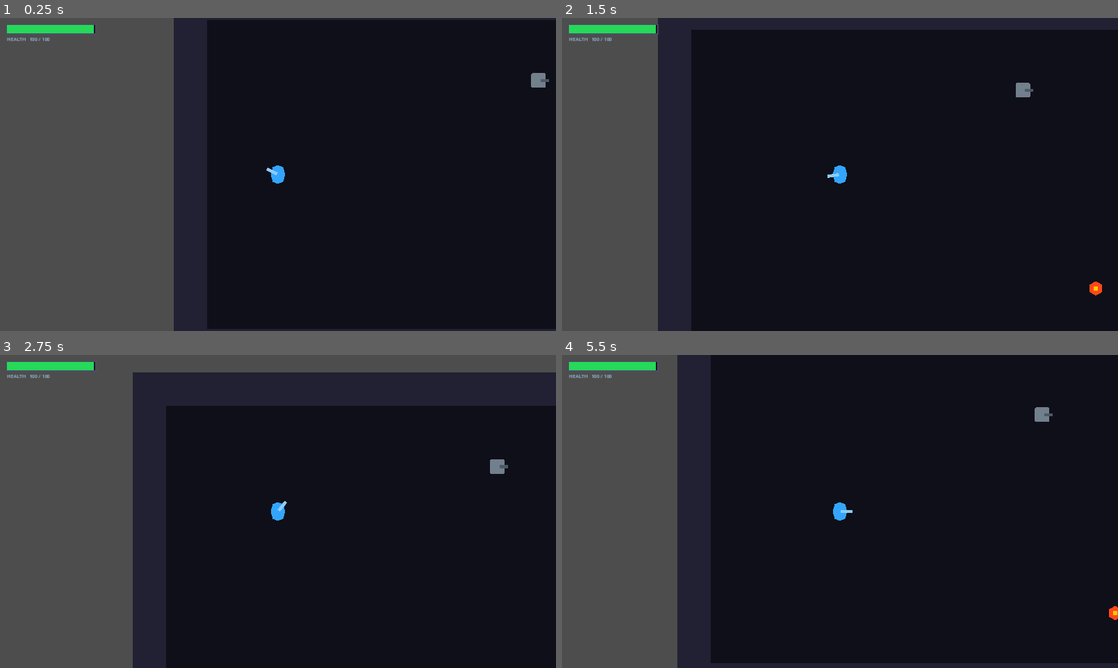
Above: before the commit, frames 1-4 (two rows, left to right).
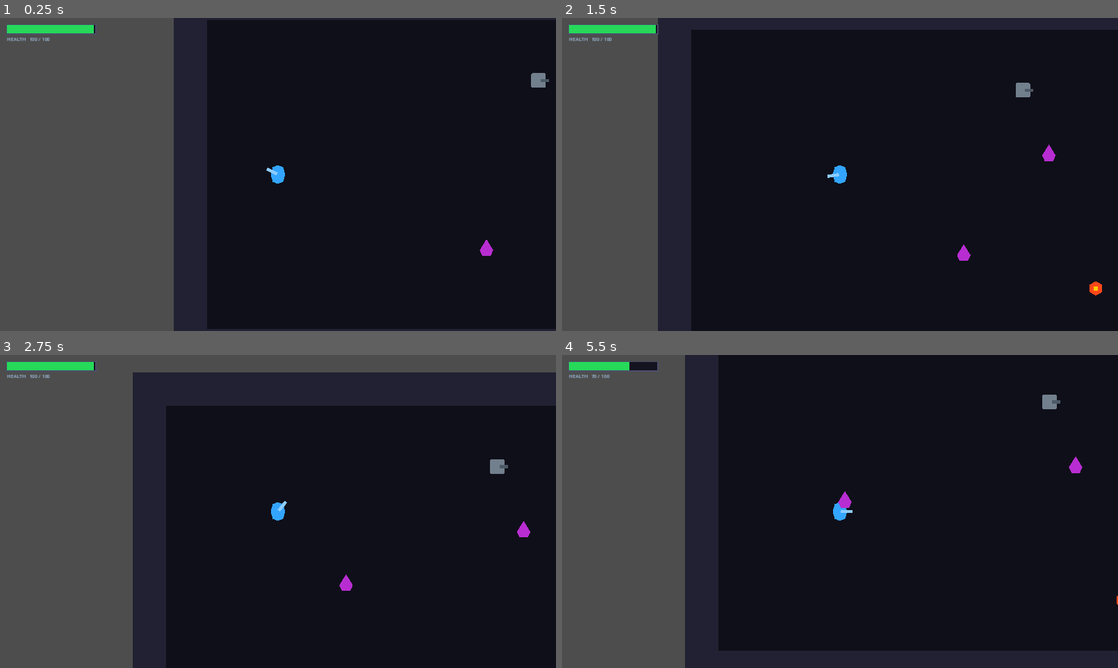
Above: after the commit, the same moments.

Repository: productzak/breach
Game: Godot game, scene res://scenes/rooms/TestRoom.tscn
The game is run twice, just before and just after one commit, with the same random seed, the same clock (stepped at 60 frames per second) and the same inputs.
Inputs (mouse positions are in pixels of both pictures, inside the frame that each line leads up to):
- Up to frame 1 (0.25 s): no input
- Up to frame 2 (1.5 s): tap Enter at 0.5 s; move the mouse to (962, 158) at 0.52 s; click (962, 158) at 0.67 s; move the mouse to (728, 190) at 1.27 s; click (728, 190) at 1.42 s
- Up to frame 3 (2.75 s): move the mouse to (333, 442) at 2.02 s; click (333, 442) at 2.17 s
- Up to frame 4 (5.5 s): move the mouse to (812, 574) at 2.77 s; click (812, 574) at 2.92 s; move the mouse to (1006, 558) at 3.52 s; click (1006, 558) at 3.67 s; move the mouse to (673, 464) at 4.27 s; click (673, 464) at 4.42 s; move the mouse to (867, 511) at 5.02 s; click (867, 511) at 5.17 s

The runs differ from the first frame. In frame 1, less than 0.1% of the frame differs, in the area x 86-89%, y 70-76%; in frame 2, 0.2%; in frame 3, 0.2%; in frame 4, 6.2%, in the area x 5-100%, y 0-100%.

Commit message:
feat: Gang Member enemy — fast melee rusher
GangMember (20hp, 160spd) uses same IDLE/CHASE/ATTACK state machine.
Detects player at 280px, charges via NavigationAgent2D, then swings at
38px range for 15 damage every 0.7s. No projectiles — pure aggression.
Purple pentagon visual to distinguish from drones and security bots.
Three spawn in TestRoom mixed in with the existing enemies.

https://claude.ai/code/session_01TfB1JPdvDLWZci6HYXxxM2

Diff:
--- /dev/null
+++ b/scenes/enemies/GangMember.tscn
@@ -0,0 +1,36 @@
+[gd_scene load_steps=4 format=3 uid="uid://bgangmem00001"]
+
+[ext_resource type="Script" path="res://scripts/enemies/GangMember.gd" id="1_gang"]
+
+[sub_resource type="CircleShape2D" id="CircleShape_body"]
+radius = 12.0
+
+[sub_resource type="CircleShape2D" id="CircleShape_detect"]
+radius = 280.0
+
+[node name="GangMember" type="CharacterBody2D"]
+collision_layer = 4
+collision_mask = 3
+script = ExtResource("1_gang")
+
+[node name="CollisionShape2D" type="CollisionShape2D" parent="."]
+shape = SubResource("CircleShape_body")
+
+[node name="Visual" type="Polygon2D" parent="."]
+polygon = PackedVector2Array(0, -16, 13, 5, 8, 16, -8, 16, -13, 5)
+color = Color(0.72, 0.18, 0.82, 1)
+
+[node name="NavigationAgent2D" type="NavigationAgent2D" parent="."]
+
+[node name="DetectionArea" type="Area2D" parent="."]
+collision_layer = 0
+collision_mask = 2
+
+[node name="DetectionShape" type="CollisionShape2D" parent="DetectionArea"]
+shape = SubResource("CircleShape_detect")
+
+[node name="AttackTimer" type="Timer" parent="."]
+one_shot = true
+
+[connection signal="body_entered" from="DetectionArea" to="." method="_on_detection_area_body_entered"]
+[connection signal="timeout" from="AttackTimer" to="." method="_on_attack_timer_timeout"]
--- a/scenes/rooms/TestRoom.tscn
+++ b/scenes/rooms/TestRoom.tscn
@@ -6,12 +6,14 @@
 [ext_resource type="PackedScene" uid="uid://bhud0000001" path="res://scenes/ui/HUD.tscn" id="4_hud"]
 [ext_resource type="PackedScene" uid="uid://bdeath000001" path="res://scenes/ui/DeathScreen.tscn" id="5_death"]
 [ext_resource type="PackedScene" uid="uid://bsecbot000001" path="res://scenes/enemies/SecurityBot.tscn" id="6_secbot"]
+[ext_resource type="PackedScene" uid="uid://bgangmem00001" path="res://scenes/enemies/GangMember.tscn" id="7_gang"]
 
 [node name="TestRoom" type="Node2D"]
 script = ExtResource("1_room")
 player_scene = ExtResource("2_player")
 drone_scene = ExtResource("3_drone")
 security_bot_scene = ExtResource("6_secbot")
+gang_member_scene = ExtResource("7_gang")
 
 [node name="NavigationRegion2D" type="NavigationRegion2D" parent="."]
 
--- /dev/null
+++ b/scripts/enemies/GangMember.gd
@@ -0,0 +1,82 @@
+extends CharacterBody2D
+
+enum State { IDLE, CHASE, ATTACK }
+
+@export var move_speed: float = 160.0
+@export var health: int = 20
+@export var detection_radius: float = 280.0
+@export var attack_range: float = 38.0
+@export var attack_damage: int = 15
+@export var attack_rate: float = 0.7
+
+@onready var nav_agent: NavigationAgent2D = $NavigationAgent2D
+@onready var attack_timer: Timer = $AttackTimer
+
+var state: State = State.IDLE
+var player: Node2D = null
+
+func _ready() -> void:
+	add_to_group("enemies")
+	nav_agent.path_desired_distance = 4.0
+	nav_agent.target_desired_distance = 4.0
+	attack_timer.wait_time = attack_rate
+	attack_timer.one_shot = true
+
+func _on_detection_area_body_entered(body: Node2D) -> void:
+	if body.is_in_group("player"):
+		player = body
+		state = State.CHASE
+
+func _physics_process(_delta: float) -> void:
+	if not is_instance_valid(player):
+		player = null
+		state = State.IDLE
+
+	match state:
+		State.IDLE:
+			_scan_for_player()
+			velocity = Vector2.ZERO
+		State.CHASE:
+			_do_chase()
+		State.ATTACK:
+			_do_attack()
+
+	move_and_slide()
+
+func _scan_for_player() -> void:
+	for p in get_tree().get_nodes_in_group("player"):
+		if global_position.distance_to(p.global_position) <= detection_radius:
+			player = p
+			state = State.CHASE
+			break
+
+func _do_chase() -> void:
+	var dist := global_position.distance_to(player.global_position)
+	if dist <= attack_range:
+		velocity = Vector2.ZERO
+		state = State.ATTACK
+		return
+	nav_agent.target_position = player.global_position
+	if not nav_agent.is_navigation_finished():
+		velocity = (nav_agent.get_next_path_position() - global_position).normalized() * move_speed
+	else:
+		velocity = Vector2.ZERO
+
+func _do_attack() -> void:
+	if global_position.distance_to(player.global_position) > attack_range:
+		state = State.CHASE
+		return
+	velocity = Vector2.ZERO
+	if attack_timer.is_stopped():
+		attack_timer.start()
+
+func _on_attack_timer_timeout() -> void:
+	if state != State.ATTACK or not is_instance_valid(player):
+		return
+	player.take_damage(attack_damage)
+	attack_timer.start()
+
+func take_damage(amount: int) -> void:
+	health -= amount
+	if health <= 0:
+		queue_free()
--- a/scripts/rooms/TestRoom.gd
+++ b/scripts/rooms/TestRoom.gd
@@ -3,6 +3,7 @@
 @export var player_scene: PackedScene
 @export var drone_scene: PackedScene
 @export var security_bot_scene: PackedScene
+@export var gang_member_scene: PackedScene
 
 const ROOM_W := 1280
 const ROOM_H := 720
@@ -86,3 +87,9 @@
 			var b := security_bot_scene.instantiate()
 			b.position = pos
 			add_child(b)
+
+	if gang_member_scene:
+		for pos: Vector2 in [Vector2(600, 500), Vector2(750, 300), Vector2(1000, 300)]:
+			var g := gang_member_scene.instantiate()
+			g.position = pos
+			add_child(g)
Not shown: 1 places in scenes/rooms/TestRoom.tscn that only renumber resources
